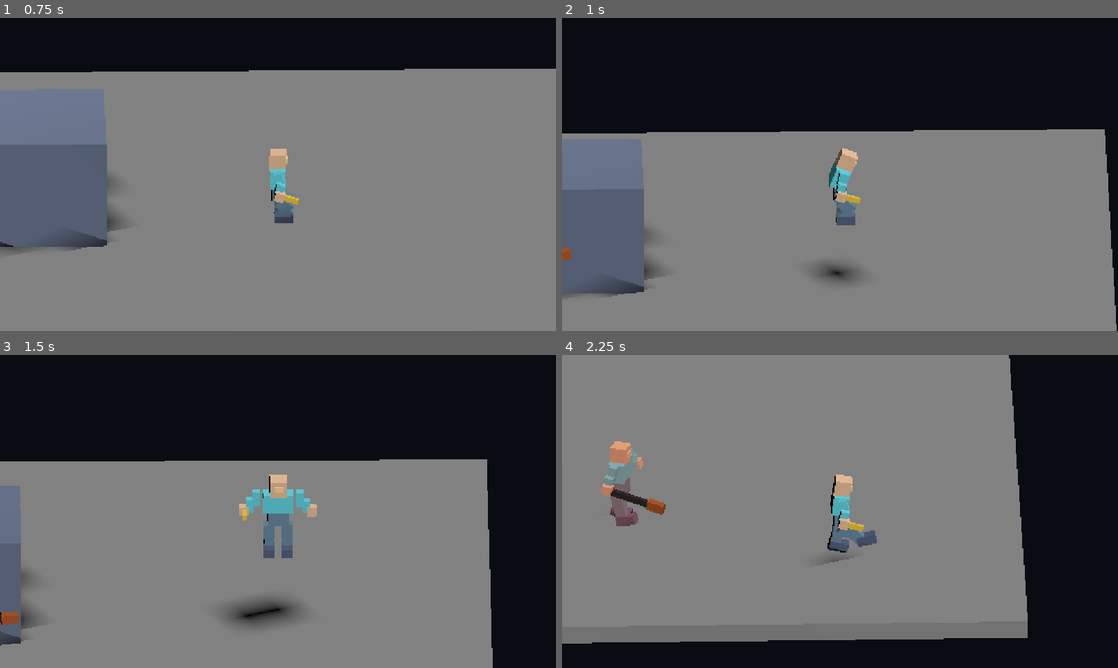
Above: before the commit, frames 1-4 (two rows, left to right).
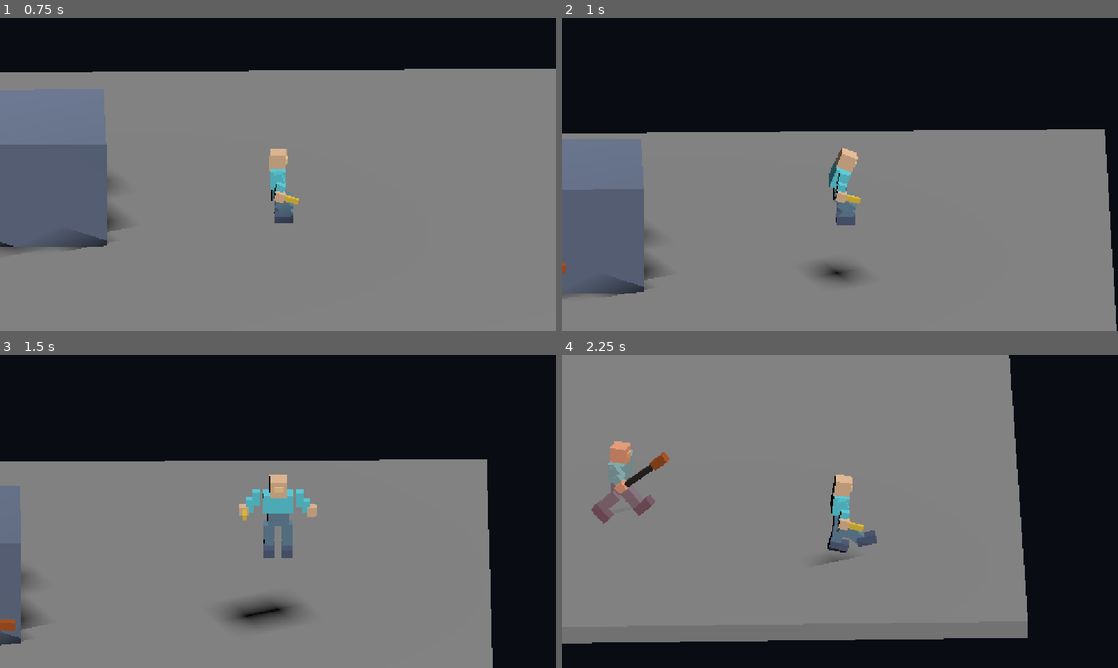
Above: after the commit, the same moments.

Repository: bravado/ACTION-5
Game: Godot game, scene res://demo/ai/encounter.tscn
Two runs of this game, one before a commit and one after it. Both use one fixed random seed, a clock stepped at 60 frames per second and the inputs below. This scene is started directly instead of the project's main scene.
Inputs (mouse positions are in pixels of both pictures, inside the frame that each line leads up to):
- Up to frame 1 (0.75 s): tap Enter at 0.5 s; move the mouse to (400, 158) at 0.52 s; hold D (move_right) from 0.53 s (still down); tap Ctrl (actor_crouch) at 0.6 s; click (400, 158) at 0.67 s
- Up to frame 2 (1 s): keep holding D (move_right); tap Space (actor_jump) at 0.77 s
- Up to frame 3 (1.5 s): move the mouse to (166, 527) at 1.27 s; release D (move_right) at 1.28 s; hold S (move_down) from 1.28 s (still down); tap Alt (actor_dodge) at 1.35 s
- Up to frame 4 (2.25 s): tap Space (actor_jump) at 1.52 s; move the mouse to (895, 442) at 2.02 s; release S (move_down) at 2.03 s; hold D (move_right) from 2.03 s (still down); tap K (actor_kick) at 2.1 s

Frame 1 is identical in both runs. In frame 2, less than 0.1% of the frame differs, in the area x 0-2%, y 73-82%; in frame 3, 0.1%; in frame 4, 1.3%, in the area x 5-20%, y 29-55%.

Commit message:
fix(d07): match melee run animation to actor locomotion speeds [full-e2e]

Diff:
--- a/demo/ai/enemy.tscn
+++ b/demo/ai/enemy.tscn
@@ -92,6 +92,7 @@
 [node name="AnimationPresenter" type="Node" parent="."]
 script = ExtResource("19")
 profile = ExtResource("20")
+run_speed_threshold = 3.7
 
 [node name="CombatAnimationAdapter" type="Node" parent="."]
 script = ExtResource("21")
